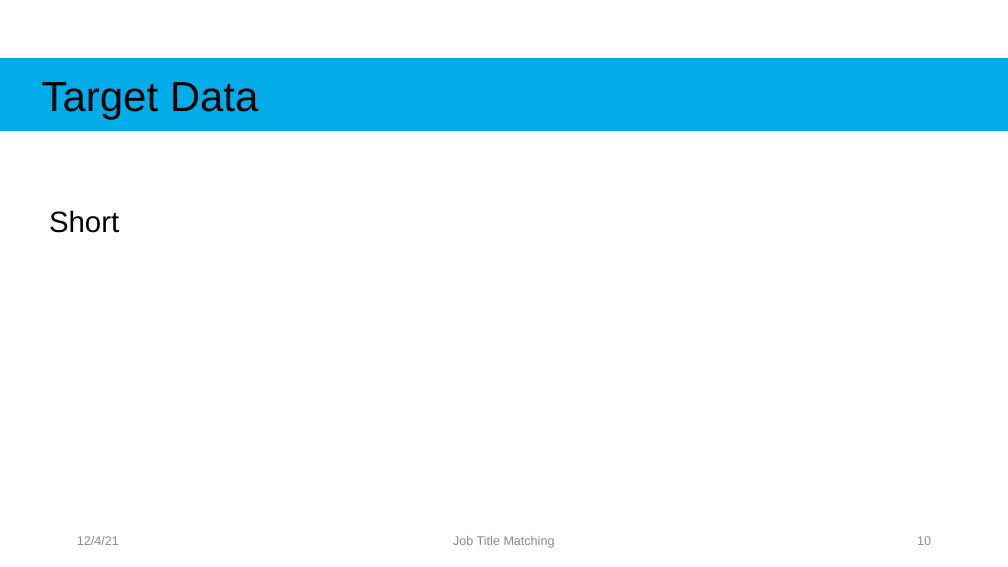
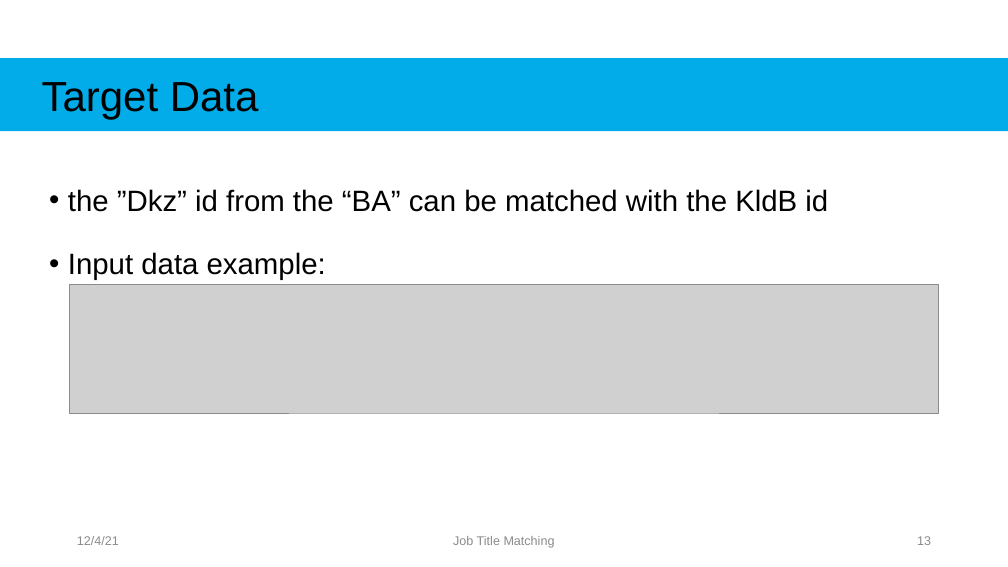
Before and after one commit to Rahkakavee/job-title-matching, a slide deck: slide 13 of presentation/Kolloquium.pptx (slide 10 before the commit). Drawn at 1008x567 pixels with LibreOffice and Linux fonts; fonts in the diff are those of the drawing; grey boxes stand for pictures. Boxes give left, top, right and bottom in pixels: in the first picture for what was removed or moved away, otherwise in the second. Text is boxed around its words. In the diff, an @@ line names an element or a change of style, - is before the commit and + after.

```diff
--- a/presentation/Kolloquium.pptx
+++ b/presentation/Kolloquium.pptx
@@ text at (x1=68, y1=189, x2=828, y2=280): text changed @@
-Short
+• the ”Dkz” id from the “BA” can be matched with the KldB id
+• Input data example:
@@ picture added at (x1=70, y1=284, x2=939, y2=413) @@
@@ page number at (x1=917, y1=536, x2=931, y2=545): text changed @@
-10
+13
```
Also in this commit, not shown: 10 other slides changed, 5 slides added.
